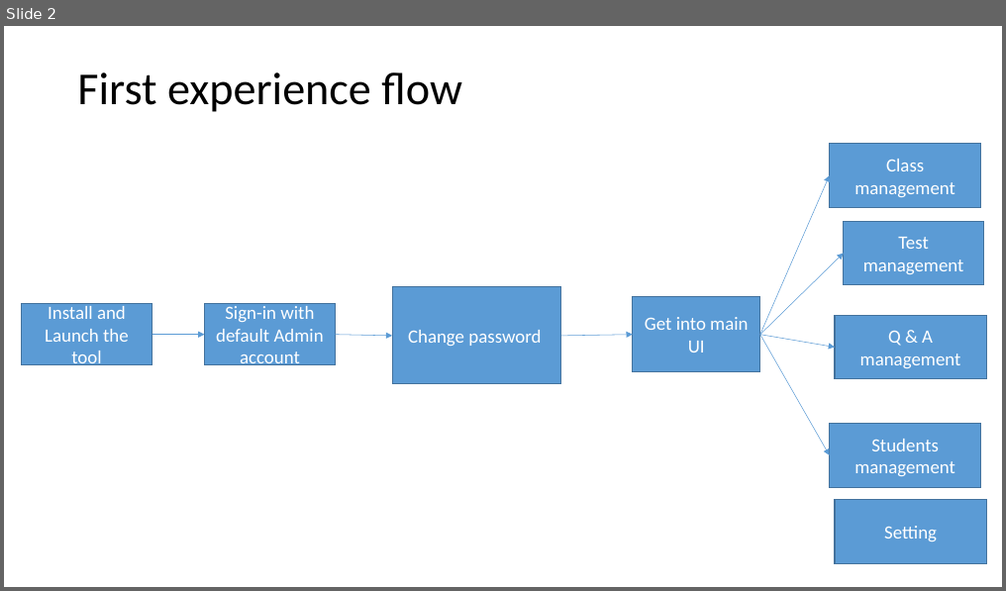
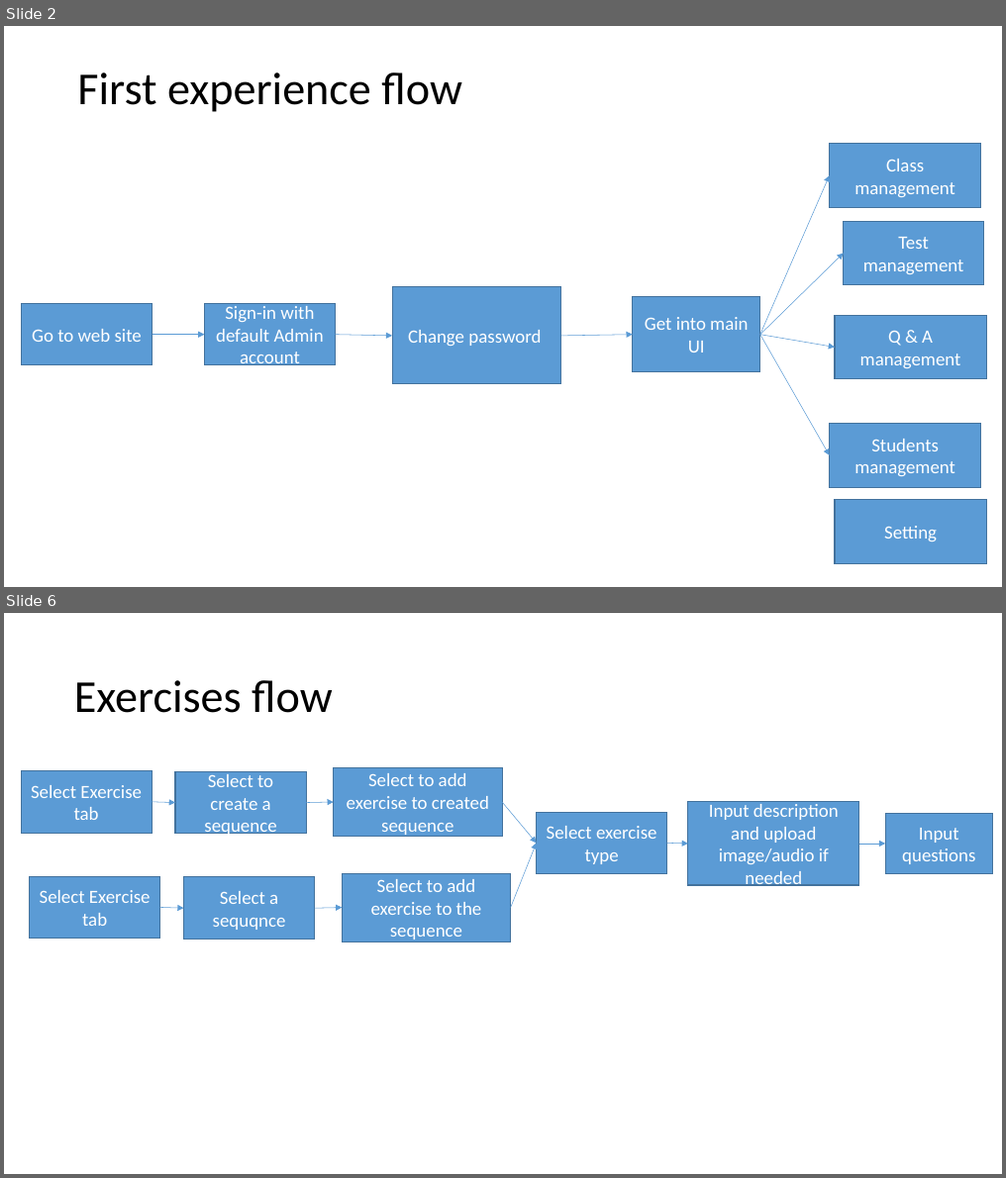
Before and after one commit to Wu-Fei/Parrot-Wireframe, a slide deck: Admin tool flow.pptx. Shown one above the other, each under a label of ours: slide 2 before the commit, slides 2 and 6 after it; the slides between them are not shown. The pictures are 1006x591 and 1006x1178 pixels, drawn with LibreOffice and Linux fonts; fonts in the diff are those of the drawing. Boxes give left, top, right and bottom in pixels: in the first picture for what was removed or moved away, otherwise in the second. Text is boxed around its words. In the diff, an @@ line names an element or a change of style, - is before the commit and + after.

Commit message:
update for Admin flow and wireframe

```diff
--- a/Admin tool flow.pptx
+++ b/Admin tool flow.pptx
@@ slide 6 added at (4,613,1002,1174), background #FFFFFF @@
@@ title added at (74,680,333,713), 44 pt, text #000000 @@
+Exercises flow
@@ rectangle added at (21,771,152,833), fill #5B9BD5, outline #43739E 1 pt, 18 pt, text #FFFFFF @@
+Select Exercise tab
@@ rectangle added at (175,771,307,834), fill #5B9BD5, outline #43739E 1 pt, 18 pt, text #FFFFFF @@
+Select to create a sequence
@@ rectangle added at (334,768,502,836), fill #5B9BD5, outline #43739E 1 pt, 18 pt, text #FFFFFF @@
+Select to add exercise to created sequence
@@ arrow added from (152, 802) to (175, 802), #5B9BD5 0.5 pt @@
@@ arrow added from (307, 802) to (334, 802), #5B9BD5 0.5 pt @@
@@ arrow added from (502, 802) to (537, 843), #5B9BD5 0.5 pt @@
@@ rectangle added at (537,812,667,874), fill #5B9BD5, outline #43739E 1 pt, 18 pt, text #FFFFFF @@
+Select exercise type
@@ rectangle added at (688,802,859,884), fill #5B9BD5, outline #43739E 1 pt, 18 pt, text #FFFFFF @@
+Input description and upload image/audio if needed
@@ rectangle added at (886,814,993,874), fill #5B9BD5, outline #43739E 1 pt, 18 pt, text #FFFFFF @@
+Input questions
@@ arrow added from (511, 908) to (537, 843), #5B9BD5 0.5 pt @@
@@ arrow added from (667, 843) to (688, 844), #5B9BD5 0.5 pt @@
@@ arrow added from (859, 844) to (886, 844), #5B9BD5 0.5 pt @@
@@ rectangle added at (30,876,160,939), fill #5B9BD5, outline #43739E 1 pt, 18 pt, text #FFFFFF @@
+Select Exercise tab
@@ rectangle added at (183,877,315,940), fill #5B9BD5, outline #43739E 1 pt, 18 pt, text #FFFFFF @@
+Select a sequqnce
@@ rectangle added at (343,873,511,942), fill #5B9BD5, outline #43739E 1 pt, 18 pt, text #FFFFFF @@
+Select to add exercise to the sequence
@@ arrow added from (160, 907) to (183, 908), #5B9BD5 0.5 pt @@
@@ arrow added from (315, 908) to (343, 908), #5B9BD5 0.5 pt @@
@@ slide 2 changed as well @@
@@ text in rectangle at (32,329,142,342): text changed @@
-Install and Launch the tool
+Go to web site
```
Also in this commit, not shown: 3 other slides changed, 1 other slide added, 2 slides removed, 2 other files.
